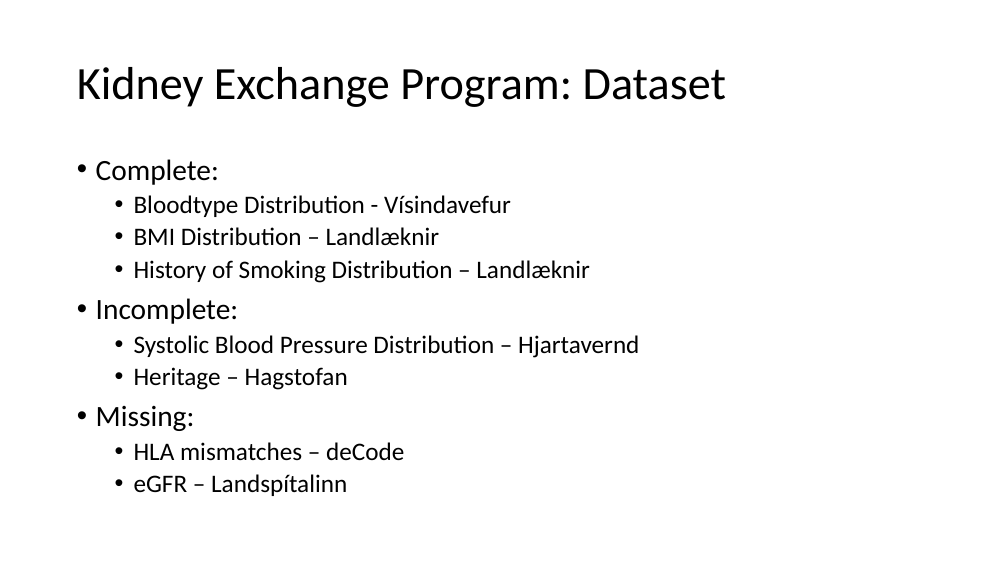
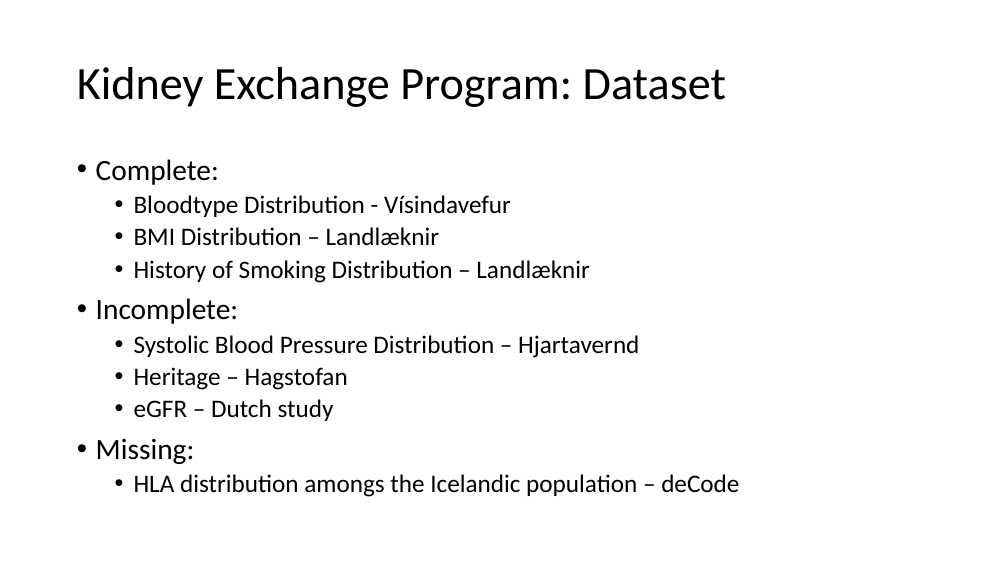
Before and after one commit to Kjarten/KidneyExchange-IS, a slide deck: slide 7 of Kidney Exchange Program.pptx. Drawn at 1008x567 pixels with LibreOffice and Linux fonts; fonts in the diff are those of the drawing. Boxes give left, top, right and bottom in pixels: in the first picture for what was removed or moved away, otherwise in the second. Text is boxed around its words. In the diff, an @@ line names an element or a change of style, - is before the commit and + after.

```diff
--- a/Kidney Exchange Program.pptx
+++ b/Kidney Exchange Program.pptx
@@ text at box(134, 399, 334, 421): paragraph added @@
+  • eGFR – Dutch study
@@ text at box(134, 474, 739, 497): text changed @@
-  • HLA mismatches – deCode
-  • eGFR – Landspítalinn
+  • HLA distribution amongs the Icelandic population – deCode
```
Also in this commit, not shown: 5 other slides changed.
